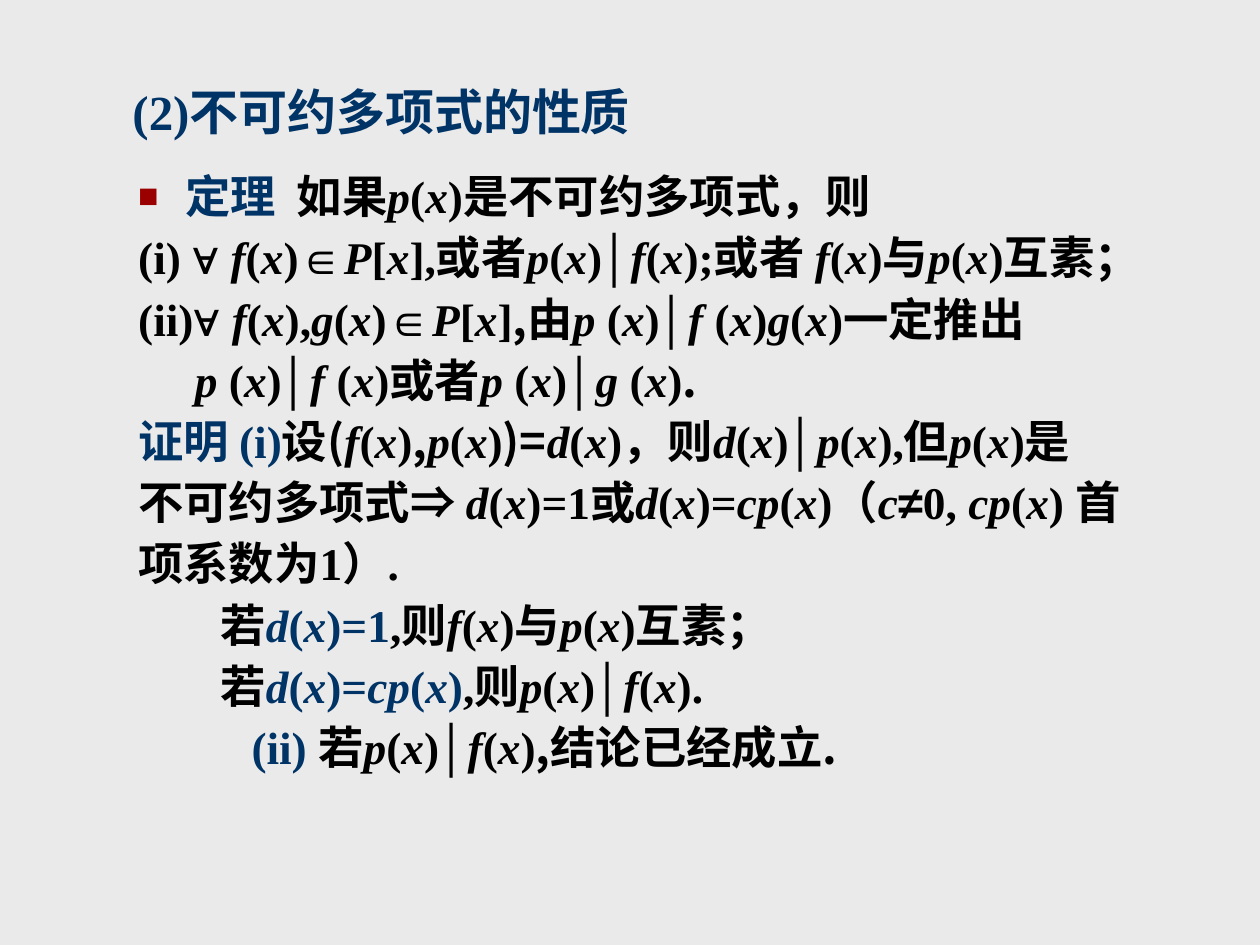
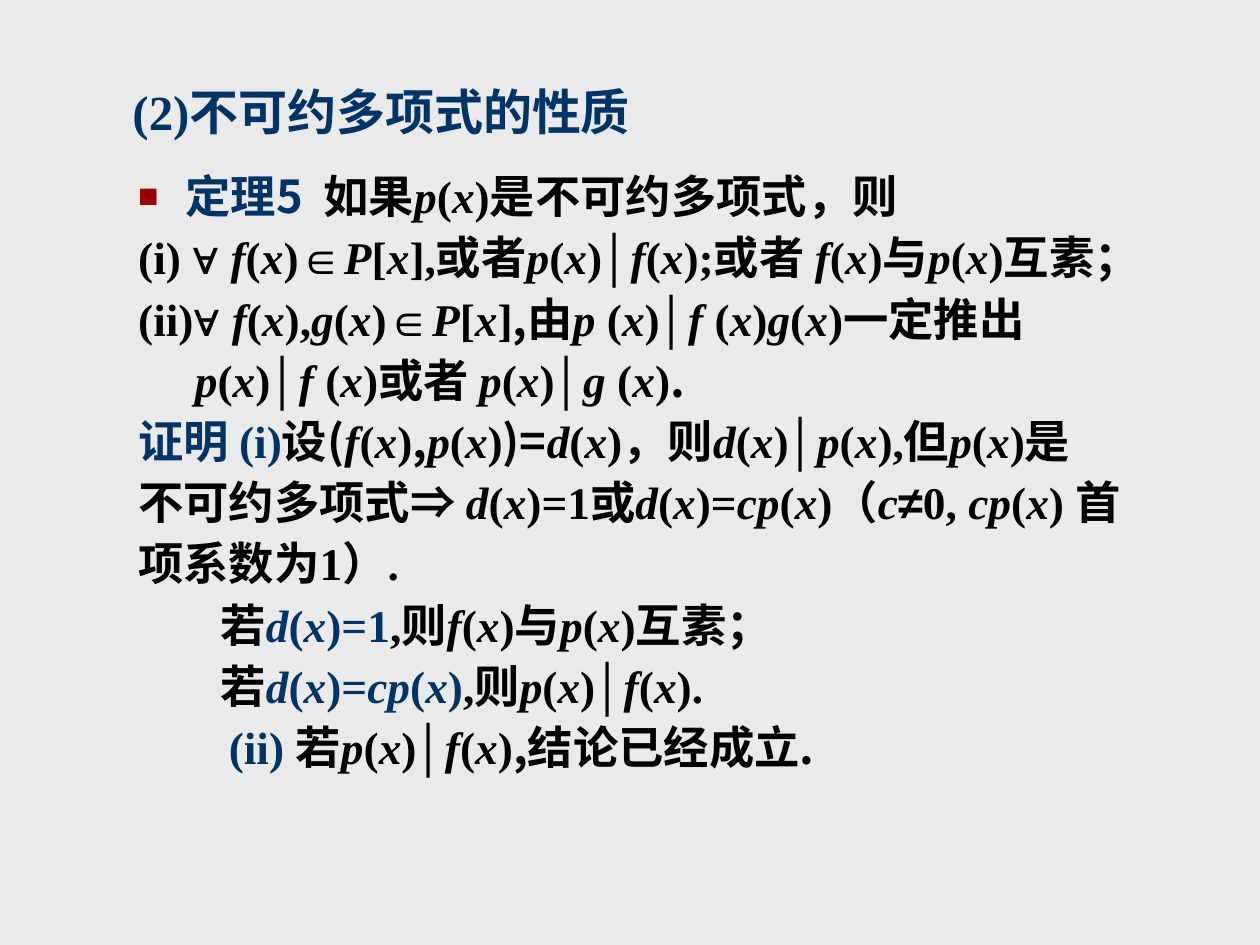
Before and after one commit to zhangbiaomath/zhangbiaomath.github.io, a slide deck: slide 59 of teaching/gaodai/课件/第1章-多项式.ppt (slide 60 before the commit). Drawn at 1260x945 pixels with LibreOffice and Linux fonts; fonts in the diff are those of the drawing. Boxes give left, top, right and bottom in pixels: in the first picture for what was removed or moved away, otherwise in the second. Text is boxed around its words. In the diff, an @@ line names an element or a change of style, - is before the commit and + after.

```diff
--- a/teaching/gaodai/课件/第1章-多项式.ppt
+++ b/teaching/gaodai/课件/第1章-多项式.ppt
@@ text at (x1=185, y1=174, x2=897, y2=223): text changed @@
-■ 定理 如果p(x)是不可约多项式，则
+■ 定理5 如果p(x)是不可约多项式，则
@@ text at (x1=195, y1=362, x2=685, y2=406): spaces changed @@
-p (x)│f (x)或者p (x)│g (x).
+p(x)│f (x)或者 p(x)│g (x).
```
Also in this commit, not shown: 44 other slides changed, 5 slides removed, 6 other files.
